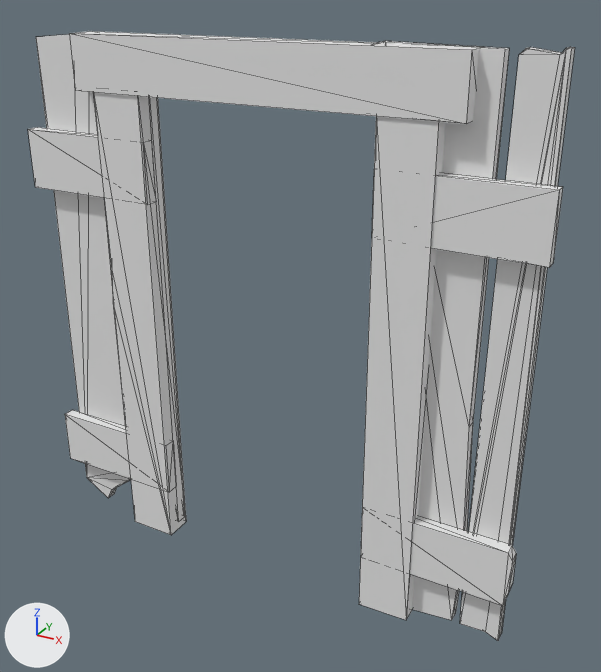
A saved change to the glTF model assets/build/plank_kit/doorway_a_lod1.glb.
The view is the same before and after, from a 50 mm camera at (1.52, -2.51, 2.31) aimed at (0.13, 0.02, 1.05). The axes (+X, +Y, +Z) are drawn at lower left. The lights are the same throughout. The picture after the commit comes second. Mesh edges are drawn as thin lines. Vertices at exactly the same position are counted once.

Names of what the first picture shows: 'doorway_a_LOD1'.
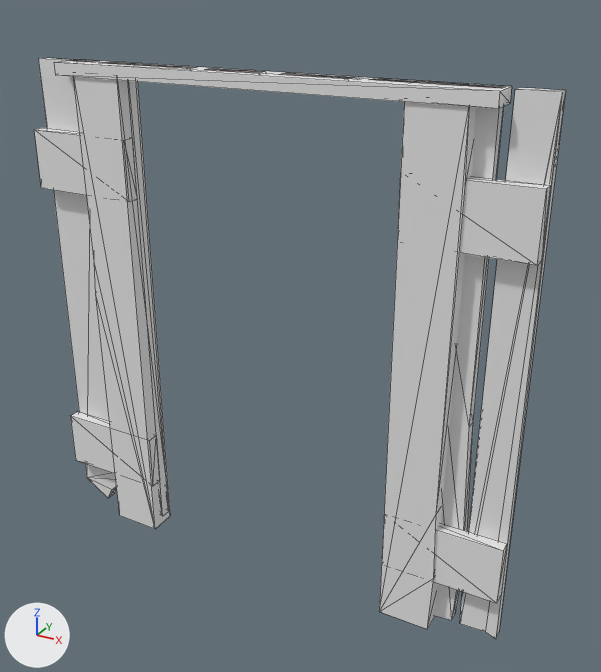
Boxes [x1, y1, x2, y2] around the edits, measured in the pictures (601 x 672 px; the box of a moved part takes in the faces that stretch with it):
'doorway_a_LOD1', reshaped: before [28, 31, 575, 641]; after [34, 58, 566, 639]
part 1 of me_doorway_a_lod1, moved or reshaped: before [65, 410, 176, 492]; after [70, 411, 160, 486]
part 2 of me_doorway_a_lod1, added: after [434, 523, 507, 603]
part 3 of me_doorway_a_lod1, moved or reshaped: before [28, 127, 156, 205]; after [34, 128, 137, 202]
part 4 of me_doorway_a_lod1, added: after [460, 176, 551, 266]
part 5 of me_doorway_a_lod1, moved or reshaped: before [93, 92, 186, 535]; after [74, 77, 170, 529]
part 6 of me_doorway_a_lod1, rebuilt (11% wider, 46% shorter): before [69, 31, 483, 124]; after [54, 59, 512, 109]
part 7 of me_doorway_a_lod1, rebuilt (13% wider): before [359, 116, 445, 620]; after [379, 102, 476, 629]
part 8 of me_doorway_a_lod1, moved or reshaped: before [36, 34, 575, 641]; after [38, 58, 566, 639]

Edits to the bpy script that builds the scene:
```text
Change me_doorway_a_lod1:
    used by ob_doorway_a_lod1; location = (0.0, 0.0, 0.0)
    remove me_doorway_a_lod1.from_pydata(...)  # 168 vertices, 274 faces; spans x -1.03..1.04, y -0.11..0.01, z 0.0..2.12
    add me_doorway_a_lod1.from_pydata(...)  # 158 vertices, 256 faces; spans x -1.0..1.0, y -0.11..0.01, z 0.0..2.0
    me_doorway_a_lod1 part 1: the loose piece of 8 vertices spanning x -1.03..-0.46, y -0.09..-0.05, z 0.22..0.46 is scaled about its middle by (0.785, 1, 1), then moved by (-0.03, 0.0, 0.0)
    me_doorway_a_lod1 part 2: the loose piece of 8 vertices spanning x -1.03..-0.46, y -0.09..-0.05, z 0.22..0.46 is copied, and the copy is scaled about its middle by (0.785, 1, 0.985), then moved by (1.52, 0.0, 0.0); it spans x 0.55..1.0, y -0.09..-0.05, z 0.23..0.46
    me_doorway_a_lod1 part 3: the loose piece of 8 vertices spanning x -1.03..-0.46, y -0.09..-0.05, z 1.5..1.74 is scaled about its middle by (0.784, 1, 1), then moved by (-0.03, 0.0, 0.0)
    me_doorway_a_lod1 part 4: the loose piece of 8 vertices spanning x -1.03..-0.46, y -0.09..-0.05, z 1.5..1.74 is copied, and the copy is scaled about its middle by (0.784, 1, 0.987), then moved by (1.52, 0.0, 0.0); it spans x 0.55..1.0, y -0.09..-0.05, z 1.5..1.74
    me_doorway_a_lod1 part 5: the loose piece of 12 vertices spanning x -0.67..-0.46, y -0.1..0.01, z 0.0..1.92 is scaled about its middle by (1, 1, 1.02), then moved by (-0.09, 0.0, 0.02)
    me_doorway_a_lod1 part 6: the loose piece of 8 vertices spanning x -0.75..0.75, y -0.11..0.01, z 1.9..2.11 is rebuilt with 8 vertices and now spans x -0.84..0.84, y -0.11..0.01, z 1.95..2.0
    me_doorway_a_lod1 part 7: the loose piece of 8 vertices spanning x 0.46..0.67, y -0.1..0.01, z 0.0..1.92 is rebuilt with 18 vertices and now spans x 0.55..0.76, y -0.1..0.01, z 0.0..1.97
    me_doorway_a_lod1 part 8
    66 vertices are removed from x -0.98..1.01, y -0.05..0.0, z 0.01..2.12
    154 faces are deleted
    25 vertices are added at x -0.98..1.0, y -0.05, z 0.02..2.0
    25 new vertices lie (0.0, 0.05, 0.0) away from vertices in x -0.98..1.0, y -0.05, z 0.02..2.0
    122 new faces join them
    other edits to the shape of me_doorway_a_lod1 do not show in these pictures
```
